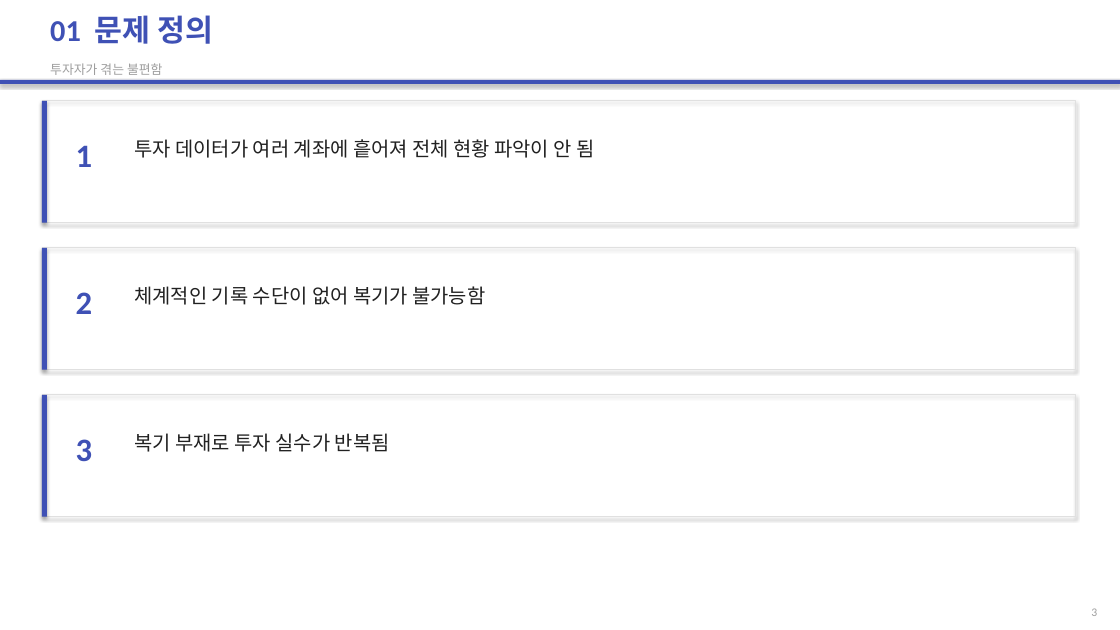
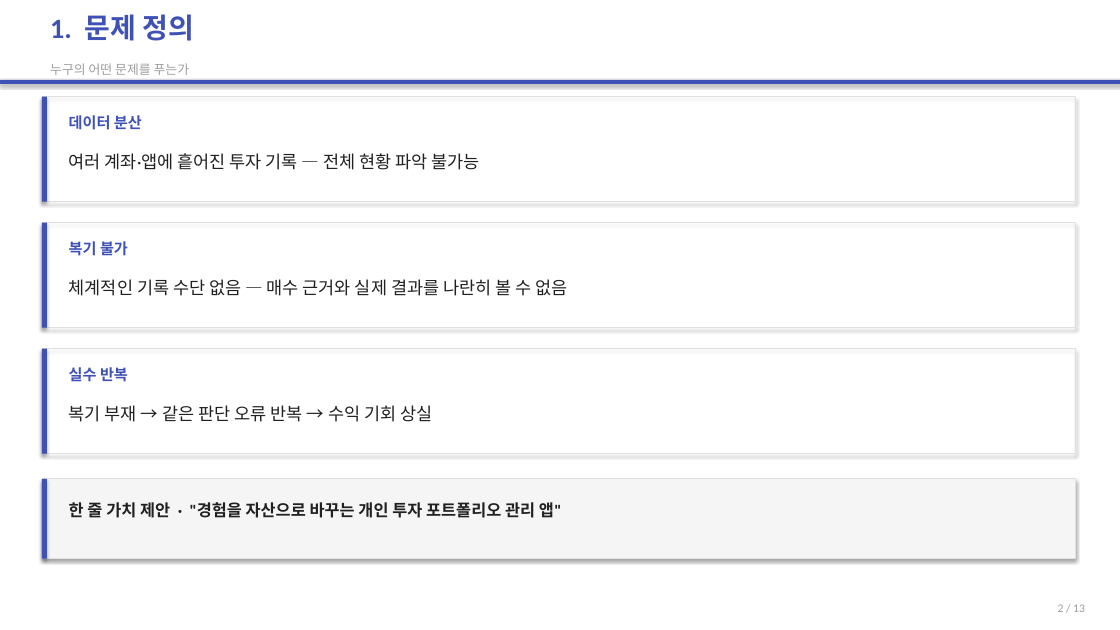
Before and after one commit to 2022136020/project_c, a slide deck: slide 2 of portfolio-tracker/presentation/portfolio-tracker.pptx (slide 3 before the commit). Drawn at 1120x630 pixels with LibreOffice and Linux fonts; fonts in the diff are those of the drawing. Boxes give left, top, right and bottom in pixels: in the first picture for what was removed or moved away, otherwise in the second. Text is boxed around its words. In the diff, an @@ line names an element or a change of style, - is before the commit and + after.

```diff
--- a/portfolio-tracker/presentation/portfolio-tracker.pptx
+++ b/portfolio-tracker/presentation/portfolio-tracker.pptx
@@ text at <box>50,14,194,41</box>: text changed; size 26 to 24 pt @@
-01 문제 정의
+1. 문제 정의
@@ text at <box>50,63,189,75</box>: text changed @@
-투자자가 겪는 불편함
+누구의 어떤 문제를 푸는가
@@ rectangle: place and size @@
-rectangle at <box>42,101,1075,223</box>
+rectangle at <box>42,97,1075,202</box>
@@ rectangle: place and size @@
-rectangle at <box>42,101,47,223</box>
+rectangle at <box>42,97,47,202</box>
@@ text added at <box>69,115,142,130</box>, 13 pt, text #3F51B5, bold @@
+데이터 분산
@@ text removed at <box>76,145,93,167</box> @@
-1
@@ text at <box>69,153,480,170</box>: text changed; size 17 to 15 pt @@
-투자 데이터가 여러 계좌에 흩어져 전체 현황 파악이 안 됨
+여러 계좌·앱에 흩어진 투자 기록 — 전체 현황 파악 불가능
@@ rectangle: place and size @@
-rectangle at <box>42,248,1075,370</box>
+rectangle at <box>42,223,1075,328</box>
@@ rectangle: place and size @@
-rectangle at <box>42,248,47,370</box>
+rectangle at <box>42,223,47,328</box>
@@ text added at <box>69,241,128,256</box>, 13 pt, text #3F51B5, bold @@
+복기 불가
@@ text at <box>69,279,567,296</box>: text changed; size 17 to 15 pt @@
-체계적인 기록 수단이 없어 복기가 불가능함
+체계적인 기록 수단 없음 — 매수 근거와 실제 결과를 나란히 볼 수 없음
@@ text removed at <box>76,292,93,314</box> @@
-2
@@ rectangle: place and size @@
-rectangle at <box>42,395,1075,517</box>
+rectangle at <box>42,349,1075,454</box>
@@ rectangle: place and size @@
-rectangle at <box>42,395,47,517</box>
+rectangle at <box>42,349,47,454</box>
@@ text added at <box>69,367,128,382</box>, 13 pt, text #3F51B5, bold @@
+실수 반복
@@ text at <box>69,405,432,422</box>: text changed; size 17 to 15 pt @@
-복기 부재로 투자 실수가 반복됨
+복기 부재 → 같은 판단 오류 반복 → 수익 기회 상실
@@ text removed at <box>76,439,93,461</box> @@
-3
@@ rectangle added at <box>42,479,1075,559</box>, fill #F5F5F5, outline #E0E0E0 0.8 pt @@
@@ rectangle added at <box>42,479,47,559</box>, fill #3F51B5 @@
@@ text added at <box>69,499,562,521</box>, 14 pt, text #212121, bold @@
+한 줄 가치 제안 · "경험을 자산으로 바꾸는 개인 투자 포트폴리오 관리 앱"
@@ text at <box>1058,604,1085,612</box>: text changed @@
-3
+2 / 13
```
Also in this commit, not shown: 7 other slides changed, 5 slides added, 6 slides removed, 1 other file.
